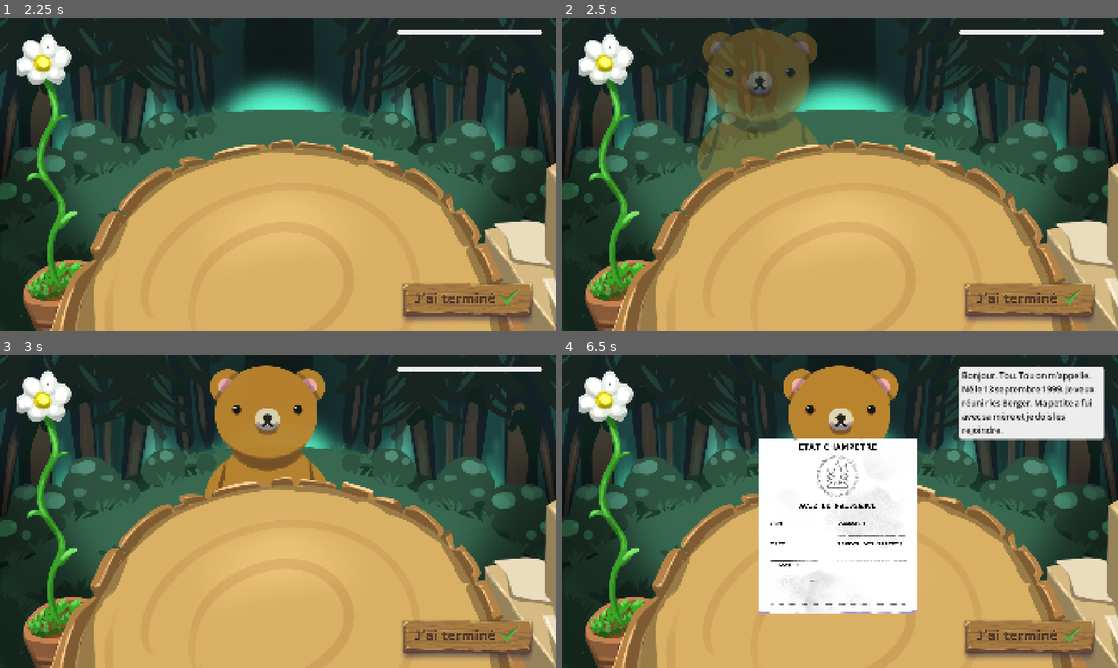
Above: before the commit, frames 1-4 (two rows, left to right).
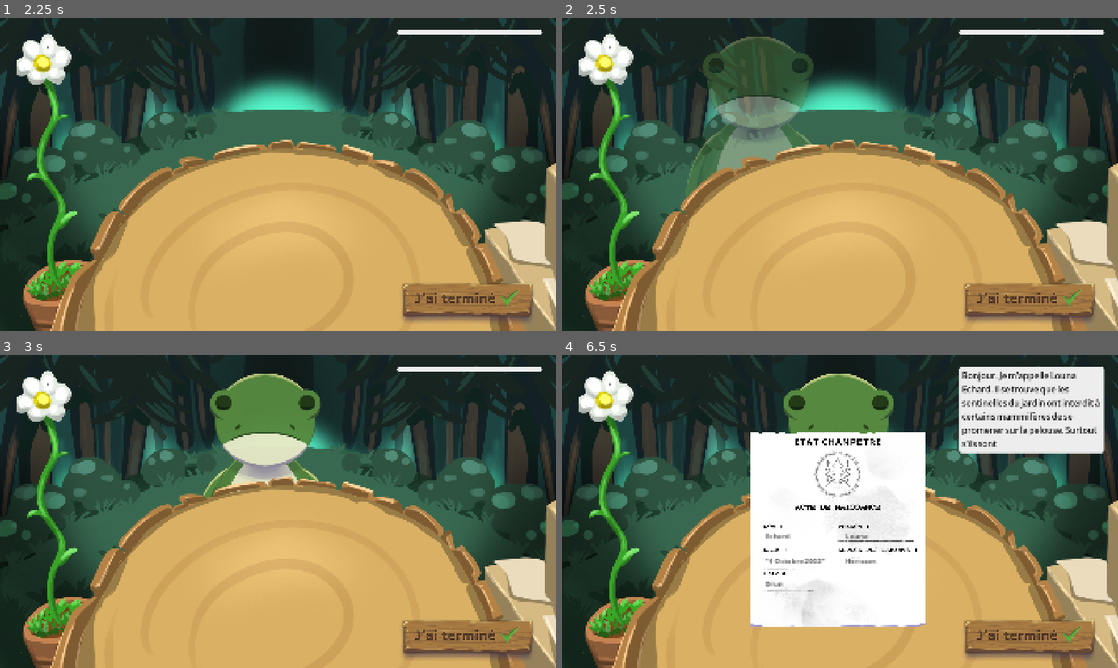
Above: after the commit, the same moments.

Repository: Acedyn/sgj-faux-cerf
Game: Godot game, scene res://contact/character_contact.tscn
Two runs of this game, one before a commit and one after it. Both use one fixed random seed, a clock stepped at 60 frames per second and the inputs below.
Inputs (mouse positions are in pixels of both pictures, inside the frame that each line leads up to):
- Up to frame 1 (2.25 s): click (467, 302) at 0.5 s; click (467, 302) at 1.25 s; click (467, 302) at 2 s
- Up to frame 2 (2.5 s): no input
- Up to frame 3 (3 s): move the mouse to (400, 495) at 2.77 s; click (400, 495) at 2.92 s
- Up to frame 4 (6.5 s): click "Bonjour." at 3.5 s; click (1006, 376) at 4.25 s, where only the run before the commit has a clickable "Tou."; click "Je" at 5 s; click (1029, 376) at 5.75 s, where only the run before the commit has a clickable "Tou"

Frame 1 is identical in both runs. In frame 2, 7.3% of the frame differs, in the area x 22-47%, y 3-56%; in frame 3, 6.7%; in frame 4, 12%, in the area x 33-98%, y 3-87%.

Commit message:
feat: add the updated csv file

Diff:
--- a/contact/character_contact.tscn
+++ b/contact/character_contact.tscn
@@ -1,9 +1,9 @@
 [gd_scene load_steps=31 format=3 uid="uid://c2svv3i3j4sxn"]
 
 [ext_resource type="Texture2D" uid="uid://8me4xnlh8tfy" path="res://contact/background.png" id="1_jj318"]
-[ext_resource type="Texture2D" uid="uid://bh0b3cqbv2gv1" path="res://contact/perso.png" id="1_lor1l"]
 [ext_resource type="Texture2D" uid="uid://bm0ba60efbyh7" path="res://contact/decor.png" id="1_q75l0"]
 [ext_resource type="PackedScene" uid="uid://c450qi8ssgmge" path="res://speech/character_speech.tscn" id="3_jj318"]
+[ext_resource type="Texture2D" uid="uid://dg2omi5r8m0ha" path="res://characters/default.png" id="4_4d1mq"]
 [ext_resource type="Theme" uid="uid://b1hrtwt8x08fy" path="res://speech/speech_theme.tres" id="5_nhl12"]
 [ext_resource type="Script" uid="uid://dg177okdt05xo" path="res://levels/level_manager.gd" id="7_nw3mx"]
 [ext_resource type="Texture2D" uid="uid://ckbuvei5dot36" path="res://levels/passed.png" id="8_we84g"]
@@ -18,7 +18,7 @@
 tracks/0/type = "value"
 tracks/0/imported = false
 tracks/0/enabled = true
-tracks/0/path = NodePath("CharacterContainer/CharacterTexture:modulate")
+tracks/0/path = NodePath("DocumentContainer:modulate")
 tracks/0/interp = 1
 tracks/0/loop_wrap = true
 tracks/0/keys = {
@@ -30,19 +30,19 @@
 tracks/1/type = "value"
 tracks/1/imported = false
 tracks/1/enabled = true
-tracks/1/path = NodePath("CharacterContainer/CharacterTexture:position")
+tracks/1/path = NodePath("DocumentContainer:position")
 tracks/1/interp = 1
 tracks/1/loop_wrap = true
 tracks/1/keys = {
 "times": PackedFloat32Array(0),
 "transitions": PackedFloat32Array(1),
 "update": 0,
-"values": [Vector2(-400, 0)]
+"values": [Vector2(800, 0)]
 }
 tracks/2/type = "value"
 tracks/2/imported = false
 tracks/2/enabled = true
-tracks/2/path = NodePath("DocumentContainer:modulate")
+tracks/2/path = NodePath("ResultContainer:modulate")
 tracks/2/interp = 1
 tracks/2/loop_wrap = true
 tracks/2/keys = {
@@ -54,74 +54,62 @@
 tracks/3/type = "value"
 tracks/3/imported = false
 tracks/3/enabled = true
-tracks/3/path = NodePath("DocumentContainer:position")
+tracks/3/path = NodePath("ResultContainer/ResultContainer/MarginContainer2/Panel/Panel2:size")
 tracks/3/interp = 1
 tracks/3/loop_wrap = true
 tracks/3/keys = {
 "times": PackedFloat32Array(0),
 "transitions": PackedFloat32Array(1),
 "update": 0,
-"values": [Vector2(800, 0)]
+"values": [Vector2(1321.89, 80)]
 }
 tracks/4/type = "value"
 tracks/4/imported = false
 tracks/4/enabled = true
-tracks/4/path = NodePath("ResultContainer:modulate")
+tracks/4/path = NodePath("ResultContainer/PassedText:modulate")
 tracks/4/interp = 1
 tracks/4/loop_wrap = true
 tracks/4/keys = {
 "times": PackedFloat32Array(0),
 "transitions": PackedFloat32Array(1),
 "update": 0,
-"values": [Color(1, 1, 1, 0)]
+"values": [Color(1, 1, 1, 1)]
 }
 tracks/5/type = "value"
 tracks/5/imported = false
 tracks/5/enabled = true
-tracks/5/path = NodePath("ResultContainer/ResultContainer/MarginContainer2/Panel/Panel2:size")
+tracks/5/path = NodePath("ResultContainer/RefusedText:modulate")
 tracks/5/interp = 1
 tracks/5/loop_wrap = true
 tracks/5/keys = {
 "times": PackedFloat32Array(0),
 "transitions": PackedFloat32Array(1),
 "update": 0,
-"values": [Vector2(1321.89, 80)]
+"values": [Color(1, 1, 1, 1)]
 }
 tracks/6/type = "value"
 tracks/6/imported = false
 tracks/6/enabled = true
-tracks/6/path = NodePath("ResultContainer/PassedText:modulate")
+tracks/6/path = NodePath("ResultContainer/PassedText:scale")
 tracks/6/interp = 1
 tracks/6/loop_wrap = true
 tracks/6/keys = {
 "times": PackedFloat32Array(0),
 "transitions": PackedFloat32Array(1),
 "update": 0,
-"values": [Color(1, 1, 1, 1)]
+"values": [Vector2(1, 1)]
 }
 tracks/7/type = "value"
 tracks/7/imported = false
 tracks/7/enabled = true
-tracks/7/path = NodePath("ResultContainer/RefusedText:modulate")
+tracks/7/path = NodePath("CharacterContainer/CharacterTexture:modulate")
 tracks/7/interp = 1
 tracks/7/loop_wrap = true
 tracks/7/keys = {
 "times": PackedFloat32Array(0),
 "transitions": PackedFloat32Array(1),
 "update": 0,
-"values": [Color(1, 1, 1, 1)]
-}
-tracks/8/type = "value"
-tracks/8/imported = false
-tracks/8/enabled = true
-tracks/8/path = NodePath("ResultContainer/PassedText:scale")
-tracks/8/interp = 1
-tracks/8/loop_wrap = true
-tracks/8/keys = {
-"times": PackedFloat32Array(0),
-"transitions": PackedFloat32Array(1),
-"update": 0,
-"values": [Vector2(1, 1)]
+"values": [Color(1, 1, 1, 0)]
 }
 
 [sub_resource type="Animation" id="Animation_hj4nv"]
@@ -148,7 +136,7 @@
 "times": PackedFloat32Array(0, 1),
 "transitions": PackedFloat32Array(0.450625, 0.120742),
 "update": 0,
-"values": [Vector2(-400, 0), Vector2(0, 0)]
+"values": [Vector2(-398.445, 0), Vector2(0, 0)]
 }
 
 [sub_resource type="Animation" id="Animation_x1xsh"]
@@ -161,7 +149,7 @@
 tracks/0/loop_wrap = true
 tracks/0/keys = {
 "times": PackedFloat32Array(0, 1),
-"transitions": PackedFloat32Array(2.73208, 1),
+"transitions": PackedFloat32Array(0.196146, 0.31864),
 "update": 0,
 "values": [Color(1, 1, 1, 1), Color(1, 1, 1, 0)]
 }
@@ -173,7 +161,7 @@
 tracks/1/loop_wrap = true
 tracks/1/keys = {
 "times": PackedFloat32Array(0, 1),
-"transitions": PackedFloat32Array(3.24901, 1),
+"transitions": PackedFloat32Array(0.120742, 0.450625),
 "update": 0,
 "values": [Vector2(0, 0), Vector2(400, 0)]
 }
@@ -573,6 +561,8 @@
 anchors_preset = 15
 anchor_right = 1.0
 anchor_bottom = 1.0
+offset_left = 638.0
+offset_right = 638.0
 grow_horizontal = 2
 grow_vertical = 2
 
@@ -582,12 +572,12 @@
 anchors_preset = 15
 anchor_right = 1.0
 anchor_bottom = 1.0
-offset_left = -400.0
-offset_right = -400.0
-grow_horizontal = 2
-grow_vertical = 2
-texture = ExtResource("1_lor1l")
-expand_mode = 1
+offset_left = -398.445
+offset_right = -1689.45
+offset_bottom = -382.0
+grow_horizontal = 2
+grow_vertical = 2
+texture = ExtResource("4_4d1mq")
 
 [node name="DecorTexture" type="TextureRect" parent="Control/LevelManager"]
 layout_mode = 1
--- a/contact/result_container.gd
+++ b/contact/result_container.gd
@@ -11,7 +11,7 @@
 func show_score(score: float):
 	score_label.text = str(int(score*100)) + "%"
 	visible = true
-	if score > 0.5:
+	if score > 0.9:
 		animation_player.play("result_in_passed")
 	else:
 		animation_player.play("result_in_refused")
--- a/levels/level_manager.gd
+++ b/levels/level_manager.gd
@@ -8,6 +8,7 @@
 @onready var result_container: ResultContainer = $ResultContainer
 @onready var manchette_container: ManchetteContainer = $ManchetteContainer
 @onready var animation_player: AnimationPlayer = $AnimationPlayer
+@onready var character_texture: TextureRect = $CharacterContainer/CharacterTexture
 @onready var available_documents: Dictionary[String, Resource] = {
 	"an": preload("res://levels/target_an.tscn"),
 	"cni": preload("res://levels/target_cni.tscn"),
@@ -63,18 +64,30 @@
 		await manchette_container.show_next_manchette(manchette_number+1)
 		manchette_number += 1
 
+	# Load the character's texture
+	if current_target:
+		current_target.queue_free()
+	var character_texture_path = "res://characters/" + current_level.get("Sprite", "default.png")
+	var texture = load(character_texture_path)
+	if not texture:
+		texture = load("res://characters/default.png")
+		print("ERROR: Could not load character sprite: " + current_level.get("Sprite", "default.png"))
+	character_texture.texture = texture
+
 	# Start the next level
 	animation_player.play("character_animation_in")
 	# Filter out the speeches that are not available yet according to the
 	# current manchette
-	var filtered_level = levels.filter(func(x): return int(x["Manchette"]) <= manchette_number)
+	#var filtered_level = levels.filter(func(x): return int(x["Manchette"]) <= manchette_number)
+	var filtered_level = levels
 	var level = filtered_level[randi() % filtered_level.size()]
 	current_level = level
 	level_number += 1
 	await animation_player.animation_finished
+	# Show the dialogue
 	character_speech.speech_text = level["Dialogue"]
-	if current_target:
-		current_target.queue_free()
+
+	# Load the right document
 	current_target = available_documents[current_level["Type document"].to_lower()].instantiate()
 	target_container.add_child(current_target)
 	current_target.initialize_values(current_level["Mots du document"].split(";"))
--- a/levels/target_an.tscn
+++ b/levels/target_an.tscn
@@ -19,24 +19,24 @@
 anchor_top = 1.0
 anchor_right = 0.5
 anchor_bottom = 1.0
-offset_left = -633.5
-offset_top = -753.0
-offset_right = -239.5
-offset_bottom = -318.0
+offset_left = -663.5
+offset_top = -774.0
+offset_right = -269.5
+offset_bottom = -339.0
 grow_horizontal = 2
 grow_vertical = 0
-scale = Vector2(1.39661, 1.39661)
+scale = Vector2(1.55141, 1.55141)
 texture = ExtResource("2_8w2d6")
 expand_mode = 1
 stretch_mode = 5
 
 [node name="Zones" type="Control" parent="."]
 anchors_preset = 0
-offset_left = -500.0
-offset_top = -318.0
-offset_right = -460.0
-offset_bottom = -278.0
-scale = Vector2(1.39661, 1.39661)
+offset_left = -530.0
+offset_top = -339.0
+offset_right = -490.0
+offset_bottom = -299.0
+scale = Vector2(1.55141, 1.55141)
 
 [node name="nom" type="Label" parent="Zones"]
 layout_mode = 0
@@ -44,6 +44,7 @@
 offset_top = 221.0
 offset_right = 325.0
 offset_bottom = 245.0
+theme_override_font_sizes/font_size = 16
 
 [node name="prenom" type="Label" parent="Zones"]
 layout_mode = 0
@@ -51,6 +52,7 @@
 offset_top = 221.0
 offset_right = 503.0
 offset_bottom = 245.0
+theme_override_font_sizes/font_size = 16
 
 [node name="date_naissance" type="Label" parent="Zones"]
 layout_mode = 0
@@ -58,6 +60,7 @@
 offset_top = 276.0
 offset_right = 325.0
 offset_bottom = 300.0
+theme_override_font_sizes/font_size = 16
 
 [node name="parent" type="Label" parent="Zones"]
 layout_mode = 0
@@ -65,6 +68,7 @@
 offset_top = 276.0
 offset_right = 503.0
 offset_bottom = 300.0
+theme_override_font_sizes/font_size = 16
 
 [node name="pelage" type="Label" parent="Zones"]
 layout_mode = 0
@@ -72,6 +76,7 @@
 offset_top = 327.0
 offset_right = 325.0
 offset_bottom = 351.0
+theme_override_font_sizes/font_size = 16
 
 [connection signal="mouse_entered" from="." to="." method="_on_mouse_entered"]
 [connection signal="mouse_exited" from="." to="." method="_on_mouse_exited"]
--- a/levels/target_cni.tscn
+++ b/levels/target_cni.tscn
@@ -68,13 +68,6 @@
 offset_right = 543.0
 offset_bottom = 277.0
 
-[node name="espèce" type="Label" parent="Zones"]
-layout_mode = 0
-offset_left = 260.0
-offset_top = 305.0
-offset_right = 543.0
-offset_bottom = 332.0
-
 [node name="genre" type="Label" parent="Zones"]
 layout_mode = 0
 offset_left = 260.0
Binary file added: characters/aracy.png
Not shown, added: characters/aracy.png.import
Binary file added: characters/charlotte.png
Not shown, added: characters/charlotte.png.import
Binary file added: characters/corbin.png
Not shown, added: characters/corbin.png.import
Binary file added: characters/default.png
Not shown, added: characters/default.png.import
Binary file added: characters/felix.png
Not shown, added: characters/felix.png.import
Binary file added: characters/lionel.png
Not shown, added: characters/lionel.png.import
(and 10 more such lines)
